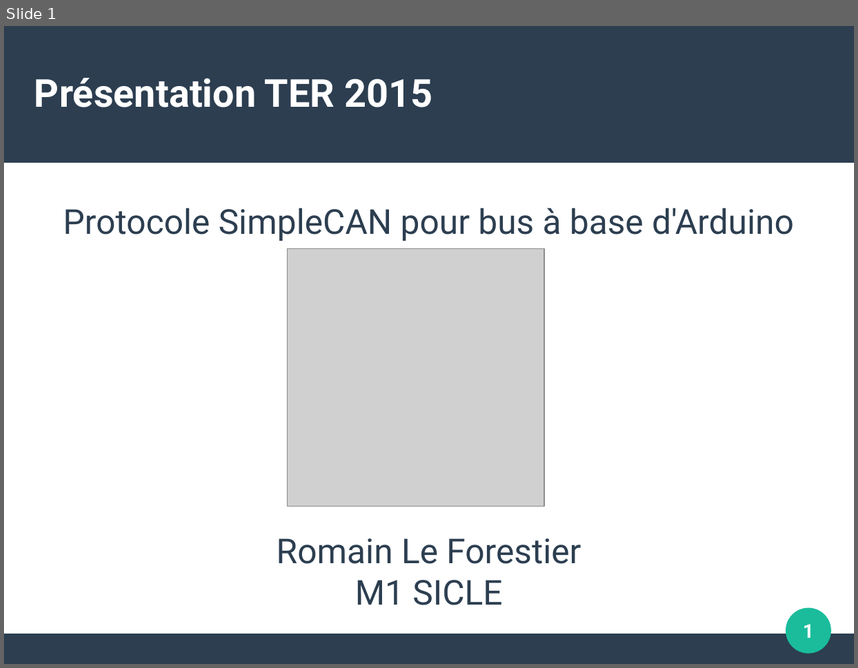
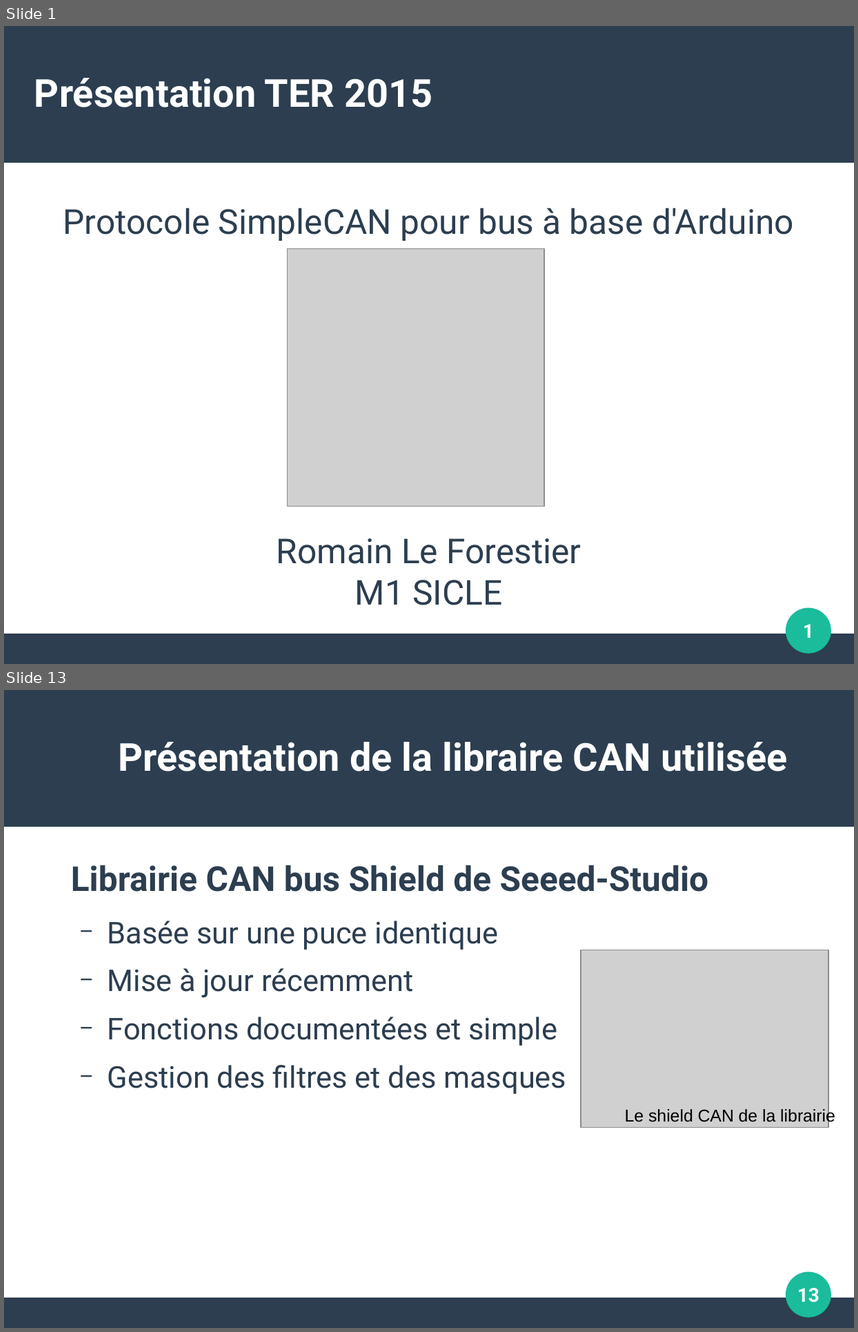
Before and after one commit to surpriserom/Protocole_SimpleCan_Arduino, a slide deck: Document/Presentation_TER.odp. Shown one above the other, each under a label of ours: slide 1 before the commit, slides 1 and 13 after it; the slides between them are not shown. The pictures are 858x668 and 858x1332 pixels, drawn with LibreOffice and Linux fonts; fonts in the diff are those of the drawing; grey boxes stand for pictures. Boxes give left, top, right and bottom in pixels: in the first picture for what was removed or moved away, otherwise in the second. Text is boxed around its words. In the diff, an @@ line names an element or a change of style, - is before the commit and + after.

```diff
--- a/Document/Presentation_TER.odp
+++ b/Document/Presentation_TER.odp
@@ slide 13 added at [4,690,854,1328], background #FFFFFF; not listed: 3 template elements that a slide beside it also shows @@
@@ title added at [119,742,788,771], 36 pt, text #FFFFFF, bold @@
+Présentation de la libraire CAN utilisée
@@ text added at [71,865,709,1094], 28 pt, text #2C3E50 @@
+Librairie CAN bus Shield de Seeed-Studio
+  − Basée sur une puce identique
+  − Mise à jour récemment
+  − Fonctions documentées et simple
+  − Gestion des filtres et des masques
@@ picture added at [581,950,829,1127] @@
@@ text added at [625,1107,835,1125], 16 pt, text #000000 @@
+Le shield CAN de la librairie
@@ page number added at [797,1288,820,1302], 18 pt, text #FFFFFF, bold @@
+13
```
Also in this commit, not shown: 2 slides changed, 12 other slides added, 1 slide removed, 7 other files.
